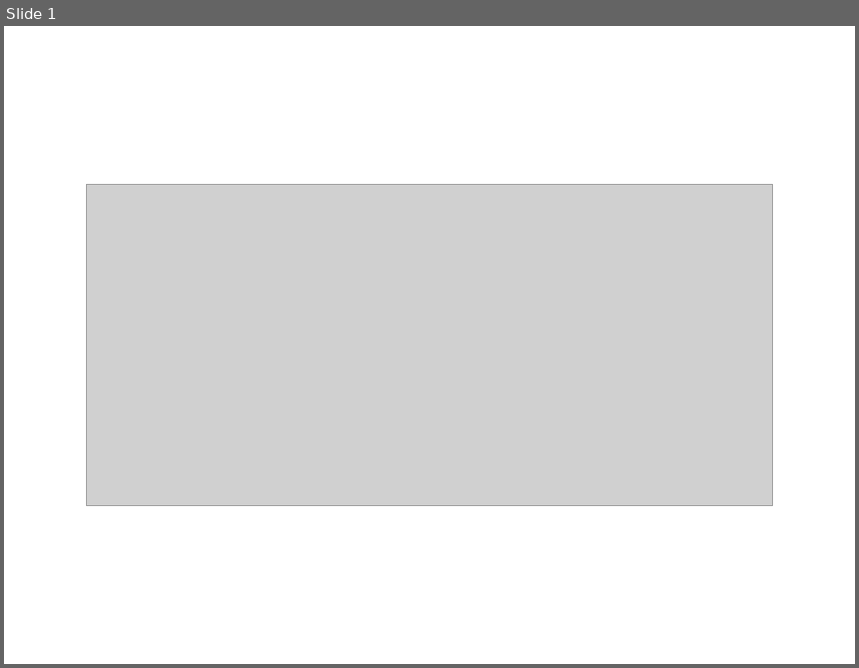
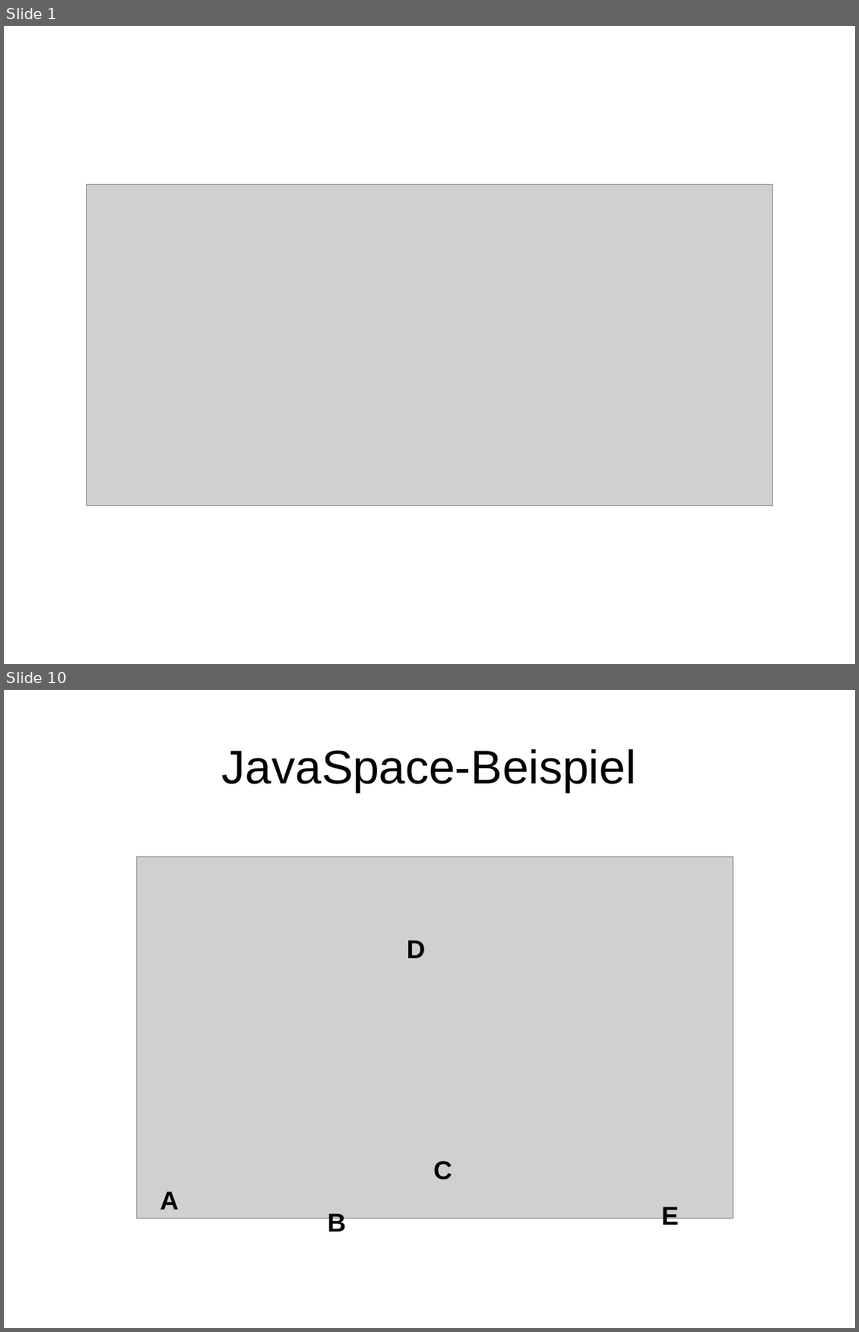
Before and after one commit to BackupTheBerlios/autopsi-svn, a slide deck: trunk/org/mr2/präsentation.ppt. Shown one above the other, each under a label of ours: slide 1 before the commit, slides 1 and 10 after it; the slides between them are not shown. The pictures are 859x668 and 859x1332 pixels, drawn with LibreOffice and Linux fonts; fonts in the diff are those of the drawing; grey boxes stand for pictures; background and template pictures are left out. Boxes give left, top, right and bottom in pixels: in the first picture for what was removed or moved away, otherwise in the second. Text is boxed around its words. In the diff, an @@ line names an element or a change of style, - is before the commit and + after.

```diff
--- a/trunk/org/mr2/präsentation.ppt
+++ b/trunk/org/mr2/präsentation.ppt
@@ slide 10 added at [4, 690, 855, 1328], background #FFFFFF @@
@@ title added at [222, 749, 636, 792], 44 pt, text #000000 @@
+JavaSpace-Beispiel
@@ picture added at [137, 857, 734, 1218] @@
@@ text added at [407, 940, 425, 958], 24 pt, text #000000, bold @@
+D
@@ text added at [433, 1161, 452, 1180], 24 pt, text #000000, bold @@
+C
@@ text added at [160, 1192, 178, 1210], 24 pt, text #000000, bold @@
+A
@@ text added at [328, 1214, 346, 1237], 24 pt, text #000000, bold @@
+B
@@ text added at [661, 1207, 679, 1230], 24 pt, text #000000, bold @@
+E
```
Also in this commit, not shown: 1 slide changed, 1 other slide added.
